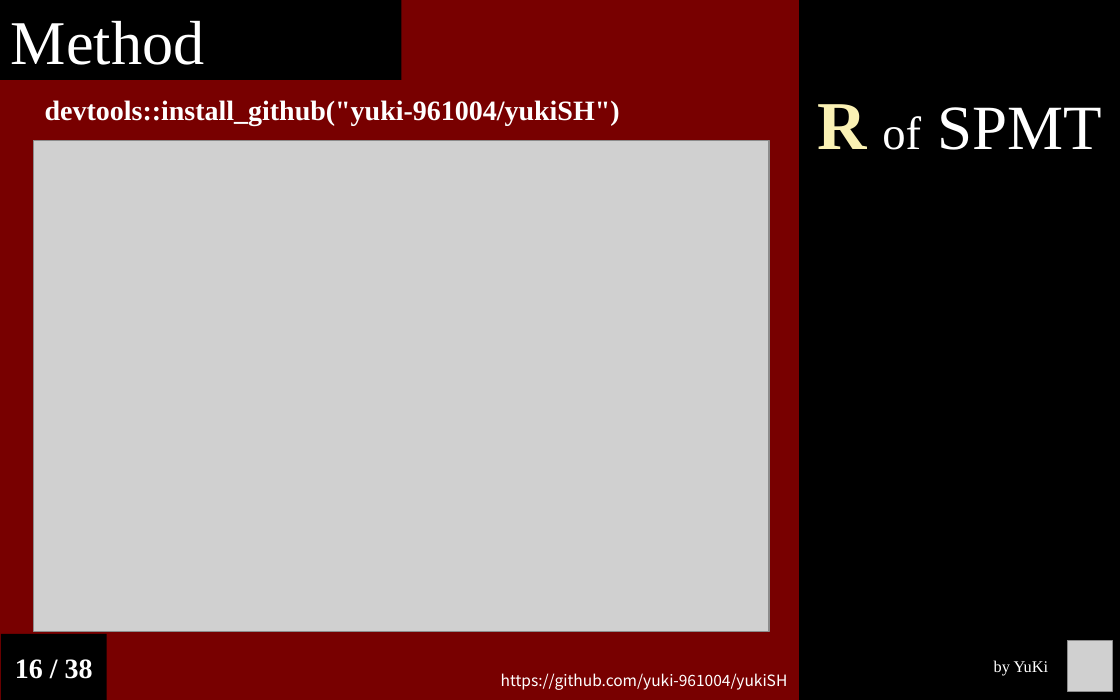
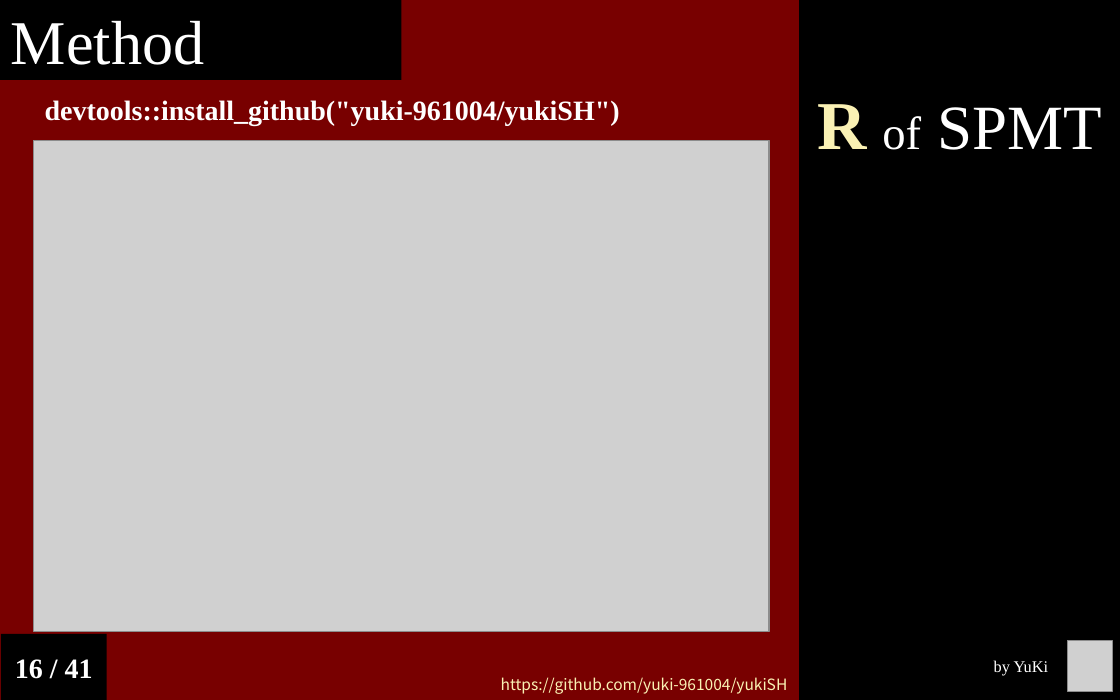
Before and after one commit to Chuan-Peng-Lab/ReliabilitySPE, a slide deck: slide 16 of 6_Reports/6_2_Phase_2/End_Semester_Report.pptx. Drawn at 1120x700 pixels with LibreOffice and Linux fonts; fonts in the diff are those of the drawing; grey boxes stand for pictures. Boxes give left, top, right and bottom in pixels: in the first picture for what was removed or moved away, otherwise in the second. Text is boxed around its words. In the diff, an @@ line names an element or a change of style, - is before the commit and + after.

```diff
--- a/6_Reports/6_2_Phase_2/End_Semester_Report.pptx
+++ b/6_Reports/6_2_Phase_2/End_Semester_Report.pptx
@@ text in rectangle at [15, 659, 93, 679]: text changed @@
-16 / 38
+16 / 41
@@ text "https://github.com/yuki-961004/yukiSH" at [501, 677, 788, 694]: text colour #FFFFFF to #FAF1B4 @@
```
Also in this commit, not shown: 36 other slides changed, 3 slides added.
